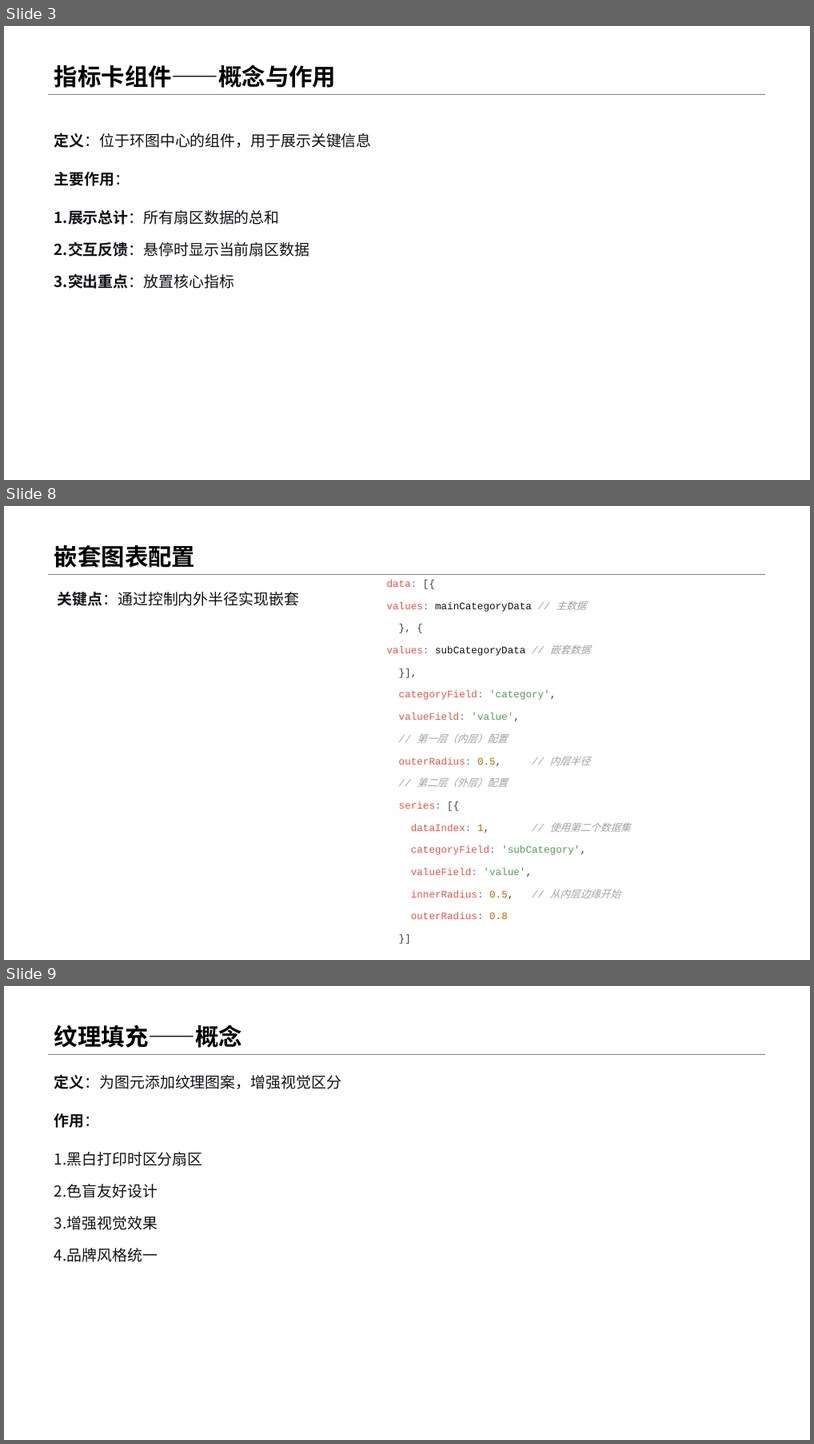
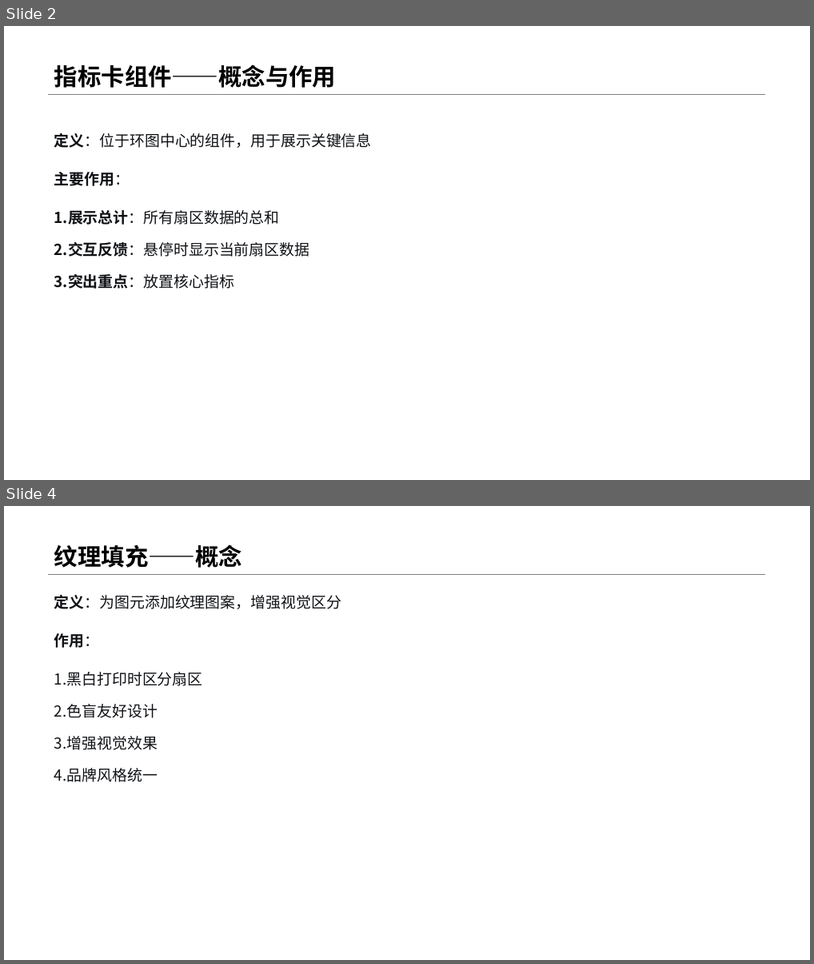
Before and after one commit to menglin1997/vchartCourse, a slide deck: code/Chapter 3 - Vchart Type/22-PieAdvanced/22-PieAdvanced.pptx. Shown one above the other, each under a label of ours: slides 3, 8 and 9 before the commit, slides 2 and 4 after it; the slides between them are not shown. The pictures are 814x1444 and 814x964 pixels, drawn with LibreOffice and Linux fonts; fonts in the diff are those of the drawing. Boxes give left, top, right and bottom in pixels: in the first picture for what was removed or moved away, otherwise in the second. Text is boxed around its words. In the diff, an @@ line names an element or a change of style, - is before the commit and + after.

```diff
--- a/code/Chapter 3 - Vchart Type/22-PieAdvanced/22-PieAdvanced.pptx
+++ b/code/Chapter 3 - Vchart Type/22-PieAdvanced/22-PieAdvanced.pptx
@@ slide 8 removed at <box>4,506,810,960</box>, background #FFFFFF; not listed: 1 template element that a slide beside it also shows @@
@@ title removed at <box>54,545,195,568</box> @@
-嵌套图表配置
@@ text removed at <box>58,592,299,606</box> @@
-关键点：通过控制内外半径实现嵌套
@@ text removed at <box>387,580,631,899</box> @@
-data: [{
-values: mainCategoryData // 主数据
-}, {
-values: subCategoryData // 嵌套数据
-}],
-categoryField: 'category',
-valueField: 'value',
-// 第一层（内层）配置
-outerRadius: 0.5, // 内层半径
-// 第二层（外层）配置
-series: [{
-dataIndex: 1, // 使用第二个数据集
-categoryField: 'subCategory',
-valueField: 'value',
-innerRadius: 0.5, // 从内层边缘开始
-outerRadius: 0.8
-}]
@@ what was slide 3 is now slide 2 @@
@@ what was slide 9 is now slide 4 @@
```
Also in this commit, not shown: 5 slides changed, 1 slide added, 4 other slides removed, 5 other files.
